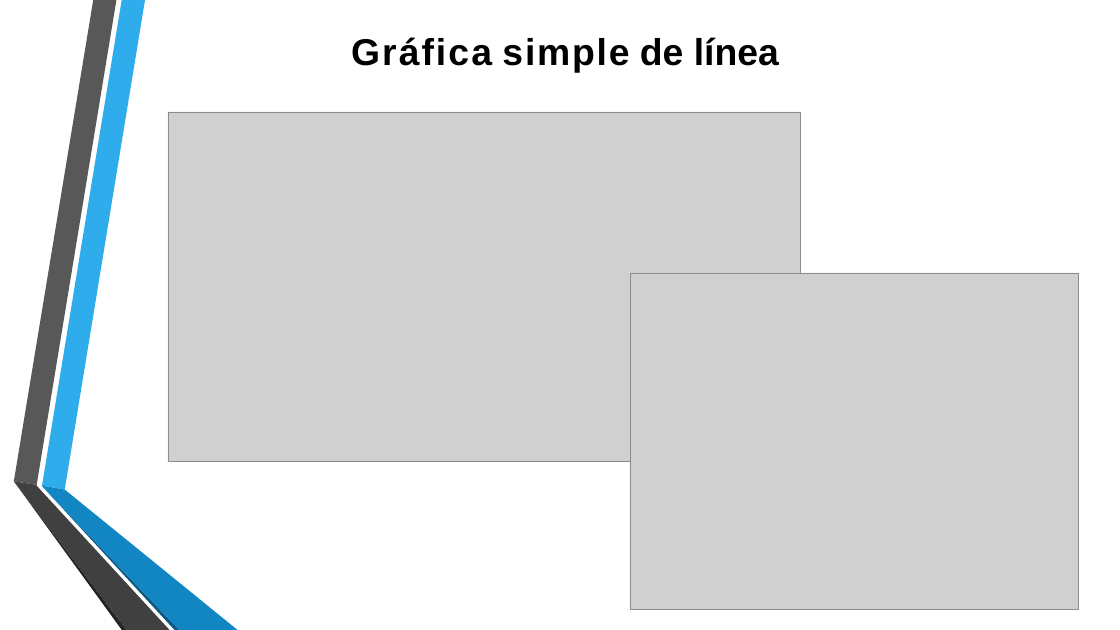
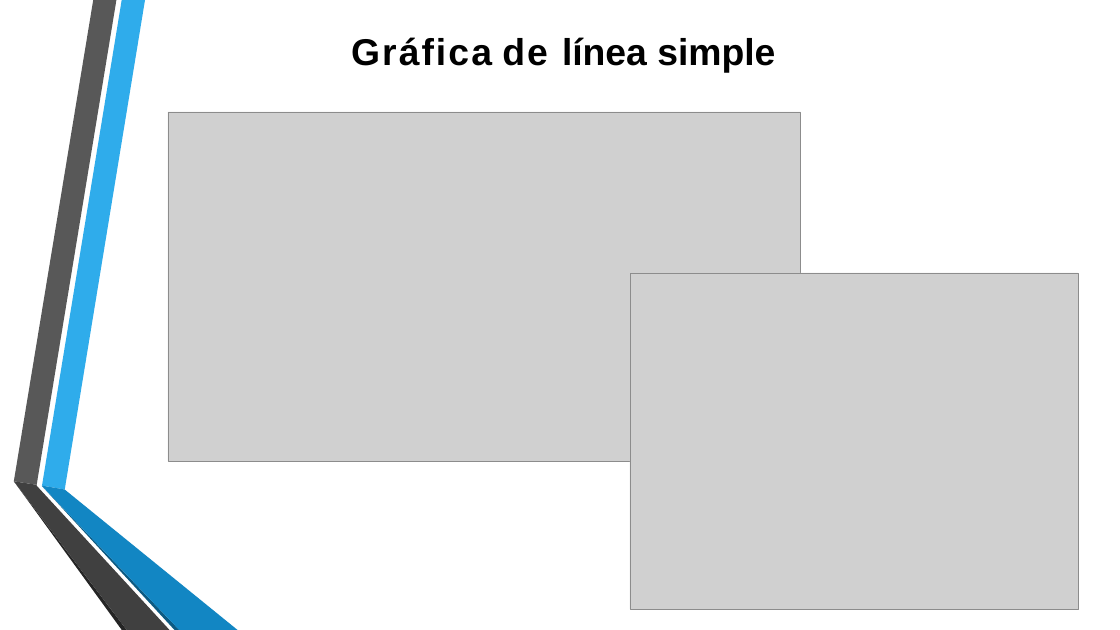
Before and after one commit to lizetheP/Programacion, a slide deck: slide 9 of CalendarioAgo2024/presentaciones/9_GraficasMatplotlib.pptx. Drawn at 1120x630 pixels with LibreOffice and Linux fonts; fonts in the diff are those of the drawing; grey boxes stand for pictures; background and template pictures are left out. Boxes give left, top, right and bottom in pixels: in the first picture for what was removed or moved away, otherwise in the second. Text is boxed around its words. In the diff, an @@ line names an element or a change of style, - is before the commit and + after.

```diff
--- a/CalendarioAgo2024/presentaciones/9_GraficasMatplotlib.pptx
+++ b/CalendarioAgo2024/presentaciones/9_GraficasMatplotlib.pptx
@@ text at [351,37,775,73]: text changed @@
-Gráfica simple de línea
+Gráfica de línea simple
```
Also in this commit, not shown: 8 other slides changed, 1 slide removed, 11 other files.
